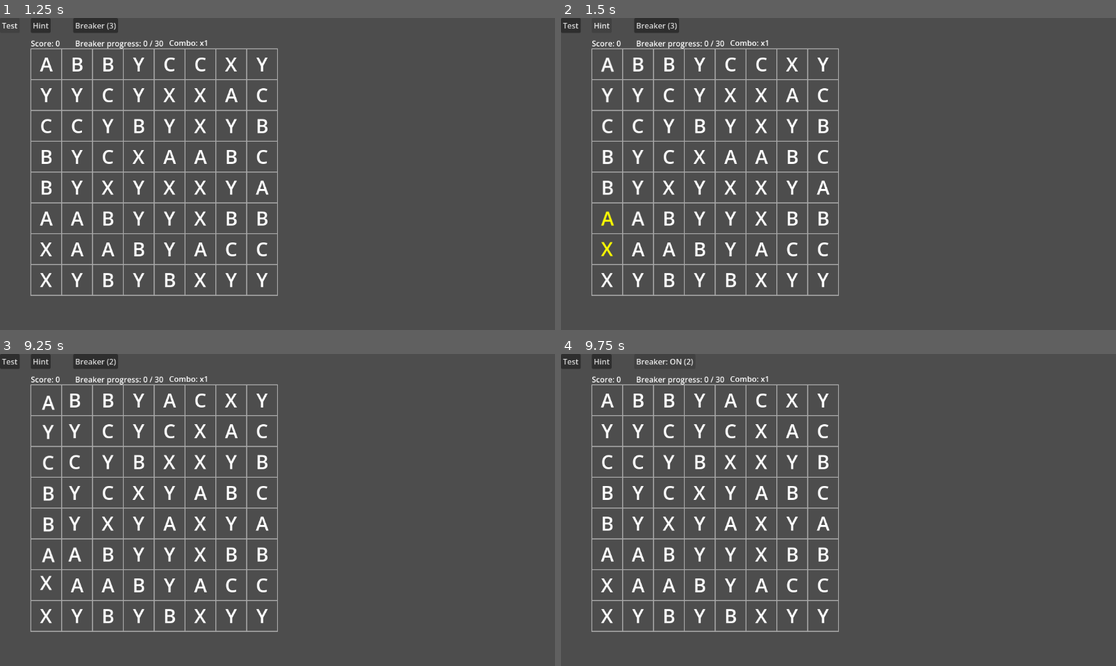
Above: before the commit, frames 1-4 (two rows, left to right).
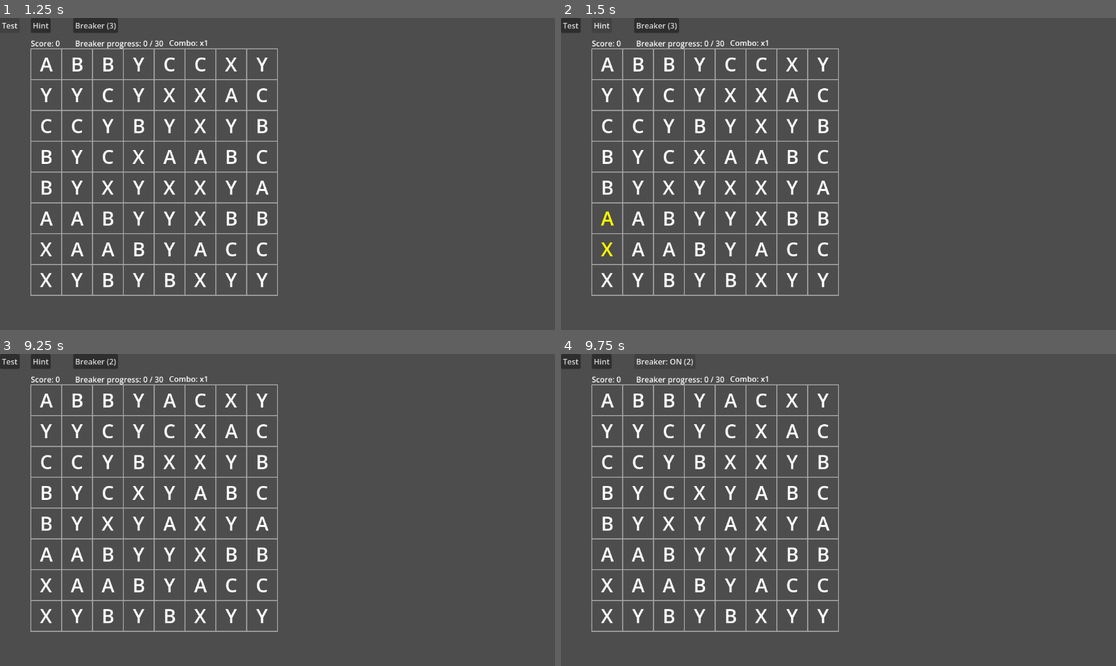
Above: after the commit, the same moments.

Repository: fehudma/godot_projects
Game: Godot game, scene res://Scenes/game.tscn
The game is run twice, just before and just after one commit, with the same random seed, the same clock (stepped at 60 frames per second) and the same inputs.
Inputs (mouse positions are in pixels of both pictures, inside the frame that each line leads up to):
- Up to frame 1 (1.25 s): click "Test" at 0.5 s
- Up to frame 2 (1.5 s): click "Hint" at 1.25 s
- Up to frame 3 (9.25 s): click "Breaker (3)" at 2 s; click "Test" at 2.75 s; click "Hint" at 3.5 s; click "Breaker (3)" at 4.25 s; click "Test" at 5 s; click "Hint" at 5.75 s; click "Breaker (3)" at 6.5 s; tap Enter at 7.25 s; move the mouse to (399, 494) at 7.27 s; click (399, 494) at 7.42 s; click "Breaker: ON (3)" at 8 s; tap Space at 8.75 s; move the mouse to (166, 525) at 8.77 s; click (166, 525) at 8.92 s
- Up to frame 4 (9.75 s): click "Breaker (2)" at 9.5 s

Frame 1 is identical in both runs. In frame 2, 0.2% of the frame differs, in the area x 7-16%, y 12-77%; in frame 3, 0.8%; in frame 4, nothing differs.

Commit message:
fix animation bug on match or cascade finish

Diff:
--- a/Scenes/board.gd
+++ b/Scenes/board.gd
@@ -126,7 +126,7 @@
 
 #
 #Swap the two pieces in the grid array
-func swap_pieces_in_grid(first_cell: Vector2i, second_cell: Vector2i) -> void:
+func swap_pieces_in_grid(first_cell: Vector2i, second_cell: Vector2i, animate: bool = true) -> void:
 	var first_piece: Piece = grid[first_cell.x][first_cell.y]
 	var second_piece: Piece = grid[second_cell.x][second_cell.y]
 
@@ -136,21 +136,25 @@
 	first_piece.set_grid_position(second_cell)
 	second_piece.set_grid_position(first_cell)
 
-	var tween := create_tween()
-
-	tween.parallel().tween_property(
-		first_piece,
-		"position",
-		grid_to_pixel(second_cell.x, second_cell.y),
-		0.2
-	)
-
-	tween.parallel().tween_property(
-		second_piece,
-		"position",
-		grid_to_pixel(first_cell.x, first_cell.y),
-		0.2
-	)
+	if animate:
+		var tween := create_tween()
+
+		tween.parallel().tween_property(
+			first_piece,
+			"position",
+			grid_to_pixel(second_cell.x, second_cell.y),
+			0.2
+		)
+
+		tween.parallel().tween_property(
+			second_piece,
+			"position",
+			grid_to_pixel(first_cell.x, first_cell.y),
+			0.2
+		)
+	else:
+		first_piece.position = grid_to_pixel(second_cell.x, second_cell.y)
+		second_piece.position = grid_to_pixel(first_cell.x, first_cell.y)
 
 #
 #Detect a horizontal match at one cell
@@ -446,14 +450,14 @@
 	first_cell: Vector2i,
 	second_cell: Vector2i
 ) -> bool:
-	swap_pieces_in_grid(first_cell, second_cell)
+	swap_pieces_in_grid(first_cell, second_cell, false)
 
 	var creates_match: bool = (
 		has_match_at(first_cell)
 		or has_match_at(second_cell)
 	)
 
-	swap_pieces_in_grid(second_cell, first_cell)
+	swap_pieces_in_grid(second_cell, first_cell, false)
 
 	return creates_match
 
